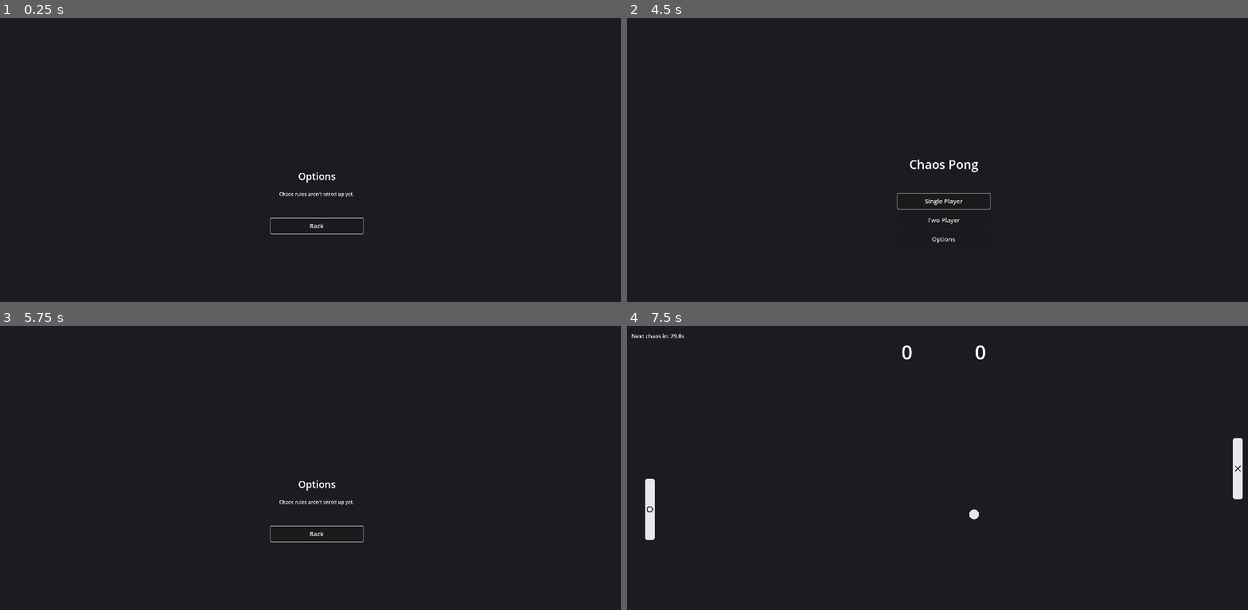
Above: before the commit, frames 1-4 (two rows, left to right).
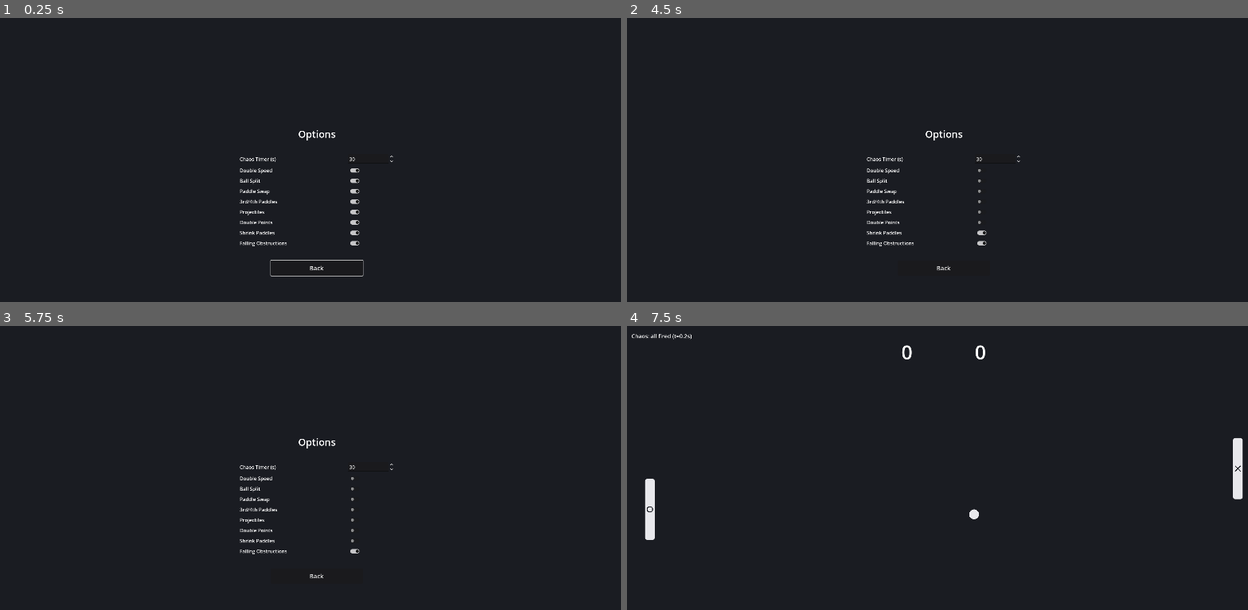
Above: after the commit, the same moments.

Repository: rbankhead/chaos-pong
Game: Godot game, scene res://scenes/options.tscn
Two runs of this game, one before a commit and one after it. Both use one fixed random seed, a clock stepped at 60 frames per second and the inputs below. This scene is started directly instead of the project's main scene.
Inputs (mouse positions are in pixels of both pictures, inside the frame that each line leads up to):
- Up to frame 1 (0.25 s): no input
- Up to frame 2 (4.5 s): click (980, 171) at 0.52 s; click (980, 179) at 1.27 s; click (980, 191) at 2.02 s; click (980, 202) at 2.77 s; click (980, 211) at 3.52 s; click (980, 222) at 4.27 s
- Up to frame 3 (5.75 s): click (353, 541) at 5.02 s
- Up to frame 4 (7.5 s): click (980, 550) at 5.77 s; click "Back" at 6.5 s; click "Single Player" at 7.25 s

The runs differ from the first frame. In frame 1, 1.0% of the frame differs, in the area x 38-64%, y 39-92%; in frame 2, 0.9%; in frame 3, 0.8%; in frame 4, less than 0.1%.

Commit message:
Build a real Options menu: a chaos timer SpinBox (10-60s, 30s default) and an on/off toggle per chaos effect, both read live by Game.
Co-Authored-By: Claude Sonnet 5 <noreply@anthropic.com>
Claude-Session: https://claude.ai/code/session_01PizAb2X1jqra4Un5GdMisC

Diff:
--- a/scenes/options.tscn
+++ b/scenes/options.tscn
@@ -27,7 +27,7 @@
 anchor_bottom = 1.0
 grow_horizontal = 2
 grow_vertical = 2
-theme_override_constants/separation = 24
+theme_override_constants/separation = 16
 alignment = 1
 
 [node name="Title" type="Label" parent="Center"]
@@ -36,14 +36,17 @@
 text = "Options"
 horizontal_alignment = 1
 
-[node name="Note" type="Label" parent="Center"]
+[node name="Spacer" type="Control" parent="Center"]
+custom_minimum_size = Vector2(0, 12)
 layout_mode = 2
-theme_override_font_sizes/font_size = 16
-text = "Chaos rules aren't wired up yet."
-horizontal_alignment = 1
 
-[node name="Spacer" type="Control" parent="Center"]
-custom_minimum_size = Vector2(0, 20)
+[node name="SettingsList" type="VBoxContainer" parent="Center"]
+layout_mode = 2
+size_flags_horizontal = 4
+theme_override_constants/separation = 10
+
+[node name="Spacer2" type="Control" parent="Center"]
+custom_minimum_size = Vector2(0, 12)
 layout_mode = 2
 
 [node name="Buttons" type="VBoxContainer" parent="Center"]
--- a/scripts/game.gd
+++ b/scripts/game.gd
@@ -1,7 +1,5 @@
 extends Node2D
 
-const CHAOS_FIRST_DELAY := 30.0
-const CHAOS_INTERVAL := 30.0
 const OBSTACLE_SPAWN_INTERVAL := 3.0
 
 @onready var left_paddle: Paddle = $LeftPaddle
@@ -21,9 +19,10 @@
 
 var scores := {1: 0, 2: 0}
 
-var chaos_pool := ["double_speed", "split", "swap", "third_fourth", "projectiles", "double_points", "shrink_paddles", "obstructions"]
+var chaos_pool := []
 var chaos_timer := 0.0
-var next_chaos_time := CHAOS_FIRST_DELAY
+var chaos_interval := 30.0
+var next_chaos_time := 30.0
 
 
 func _ready() -> void:
@@ -34,11 +33,15 @@
 	_update_score_labels()
 	debug_timer_label.visible = OS.is_debug_build()
 
+	chaos_interval = GameState.chaos_interval
+	next_chaos_time = chaos_interval
+	chaos_pool = GameState.CHAOS_EFFECT_KEYS.filter(func(key): return GameState.enabled_chaos_effects.get(key, true))
+
 
 func _process(delta: float) -> void:
 	chaos_timer += delta
 	if chaos_timer >= next_chaos_time and not chaos_pool.is_empty():
-		next_chaos_time += CHAOS_INTERVAL
+		next_chaos_time += chaos_interval
 		_trigger_random_chaos()
 
 	if OS.is_debug_build():
--- a/scripts/game_state.gd
+++ b/scripts/game_state.gd
@@ -1,3 +1,23 @@
 extends Node
 
+const DEFAULT_CHAOS_INTERVAL := 30.0
+const MIN_CHAOS_INTERVAL := 10.0
+const MAX_CHAOS_INTERVAL := 60.0
+
+const CHAOS_EFFECT_KEYS := [
+	"double_speed", "split", "swap", "third_fourth",
+	"projectiles", "double_points", "shrink_paddles", "obstructions",
+]
+
 var two_player := false
+var chaos_interval := DEFAULT_CHAOS_INTERVAL
+var enabled_chaos_effects := {
+	"double_speed": true,
+	"split": true,
+	"swap": true,
+	"third_fourth": true,
+	"projectiles": true,
+	"double_points": true,
+	"shrink_paddles": true,
+	"obstructions": true,
+}
--- a/scripts/options.gd
+++ b/scripts/options.gd
@@ -1,11 +1,73 @@
 extends Control
 
+const CHAOS_TIMER_STEP := 5.0
+
+const EFFECT_LABELS := {
+	"double_speed": "Double Speed",
+	"split": "Ball Split",
+	"swap": "Paddle Swap",
+	"third_fourth": "3rd/4th Paddles",
+	"projectiles": "Projectiles",
+	"double_points": "Double Points",
+	"shrink_paddles": "Shrink Paddles",
+	"obstructions": "Falling Obstructions",
+}
+
+@onready var settings_list: VBoxContainer = $Center/SettingsList
 @onready var back_btn: Button = $Center/Buttons/BackButton
 
 
 func _ready() -> void:
+	_add_chaos_timer_row()
+	for key in GameState.CHAOS_EFFECT_KEYS:
+		_add_effect_row(key)
+
 	back_btn.pressed.connect(_go_back)
 	back_btn.grab_focus()
+
+
+func _add_chaos_timer_row() -> void:
+	var row := HBoxContainer.new()
+
+	var label := Label.new()
+	label.text = "Chaos Timer (s)"
+	label.custom_minimum_size = Vector2(350, 0)
+
+	var spinbox := SpinBox.new()
+	spinbox.min_value = GameState.MIN_CHAOS_INTERVAL
+	spinbox.max_value = GameState.MAX_CHAOS_INTERVAL
+	spinbox.step = CHAOS_TIMER_STEP
+	spinbox.value = GameState.chaos_interval
+	spinbox.custom_minimum_size = Vector2(150, 0)
+	spinbox.value_changed.connect(_on_chaos_timer_changed)
+
+	row.add_child(label)
+	row.add_child(spinbox)
+	settings_list.add_child(row)
+
+
+func _add_effect_row(key: String) -> void:
+	var row := HBoxContainer.new()
+
+	var label := Label.new()
+	label.text = EFFECT_LABELS.get(key, key)
+	label.custom_minimum_size = Vector2(350, 0)
+
+	var toggle := CheckButton.new()
+	toggle.button_pressed = GameState.enabled_chaos_effects.get(key, true)
+	toggle.toggled.connect(_on_effect_toggled.bind(key))
+
+	row.add_child(label)
+	row.add_child(toggle)
+	settings_list.add_child(row)
+
+
+func _on_chaos_timer_changed(value: float) -> void:
+	GameState.chaos_interval = value
+
+
+func _on_effect_toggled(pressed: bool, key: String) -> void:
+	GameState.enabled_chaos_effects[key] = pressed
 
 
 func _unhandled_input(event: InputEvent) -> void:
--- a/test/unit/test_game_chaos.gd
+++ b/test/unit/test_game_chaos.gd
@@ -1,6 +1,28 @@
 extends GutTest
 
 var GameScene := preload("res://scenes/game.tscn")
+
+
+func before_each() -> void:
+	GameState.chaos_interval = GameState.DEFAULT_CHAOS_INTERVAL
+	for key in GameState.CHAOS_EFFECT_KEYS:
+		GameState.enabled_chaos_effects[key] = true
+
+
+func test_uses_chaos_interval_from_game_state() -> void:
+	GameState.chaos_interval = 15.0
+	var game = GameScene.instantiate()
+	add_child_autofree(game)
+	assert_eq(game.chaos_interval, 15.0)
+	assert_eq(game.next_chaos_time, 15.0)
+
+
+func test_disabled_effect_is_excluded_from_chaos_pool() -> void:
+	GameState.enabled_chaos_effects["split"] = false
+	var game = GameScene.instantiate()
+	add_child_autofree(game)
+	assert_eq(game.chaos_pool.size(), 7)
+	assert_false(game.chaos_pool.has("split"))
 
 
 func test_apply_double_speed_scales_all_balls() -> void:
--- /dev/null
+++ b/test/unit/test_options.gd
@@ -0,0 +1,51 @@
+extends GutTest
+
+var OptionsScene := preload("res://scenes/options.tscn")
+
+
+func before_each() -> void:
+	GameState.chaos_interval = GameState.DEFAULT_CHAOS_INTERVAL
+	for key in GameState.CHAOS_EFFECT_KEYS:
+		GameState.enabled_chaos_effects[key] = true
+
+
+func test_chaos_timer_spinbox_defaults_to_game_state_value() -> void:
+	GameState.chaos_interval = 45.0
+	var options = OptionsScene.instantiate()
+	add_child_autofree(options)
+	var spinbox: SpinBox = options.settings_list.get_child(0).get_child(1)
+	assert_eq(spinbox.value, 45.0)
+
+
+func test_spinbox_min_max_match_game_state_bounds() -> void:
+	var options = OptionsScene.instantiate()
+	add_child_autofree(options)
+	var spinbox: SpinBox = options.settings_list.get_child(0).get_child(1)
+	assert_eq(spinbox.min_value, GameState.MIN_CHAOS_INTERVAL)
+	assert_eq(spinbox.max_value, GameState.MAX_CHAOS_INTERVAL)
+
+
+func test_on_chaos_timer_changed_updates_game_state() -> void:
+	var options = OptionsScene.instantiate()
+	add_child_autofree(options)
+	options._on_chaos_timer_changed(50.0)
+	assert_eq(GameState.chaos_interval, 50.0)
+
+
+func test_effect_rows_default_to_game_state_enabled_flags() -> void:
+	GameState.enabled_chaos_effects["split"] = false
+	var options = OptionsScene.instantiate()
+	add_child_autofree(options)
+	# Row 0 is the chaos timer; effect rows follow in GameState.CHAOS_EFFECT_KEYS order.
+	var split_index := GameState.CHAOS_EFFECT_KEYS.find("split") + 1
+	var toggle: CheckButton = options.settings_list.get_child(split_index).get_child(1)
+	assert_false(toggle.button_pressed)
+
+
+func test_on_effect_toggled_updates_game_state() -> void:
+	var options = OptionsScene.instantiate()
+	add_child_autofree(options)
+	options._on_effect_toggled(false, "swap")
+	assert_false(GameState.enabled_chaos_effects["swap"])
+	options._on_effect_toggled(true, "swap")
+	assert_true(GameState.enabled_chaos_effects["swap"])
Not shown, changed: ARCHITECTURE.txt
